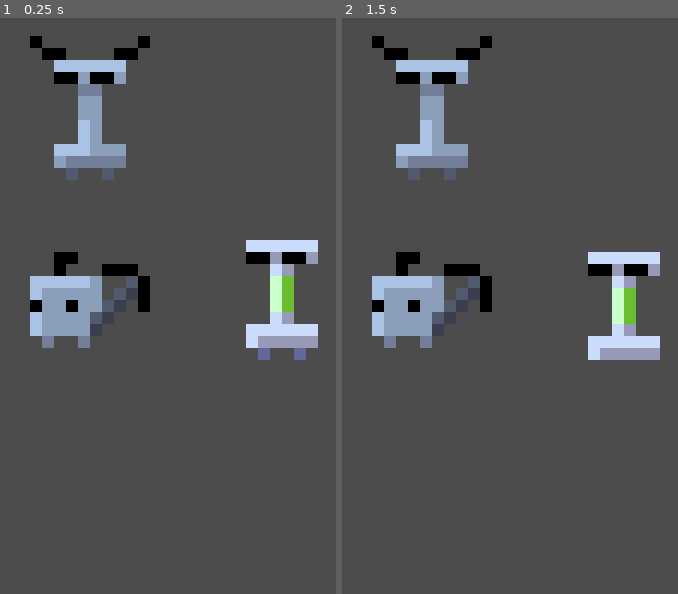
Above: before the commit, frames 1-2 (left to right).
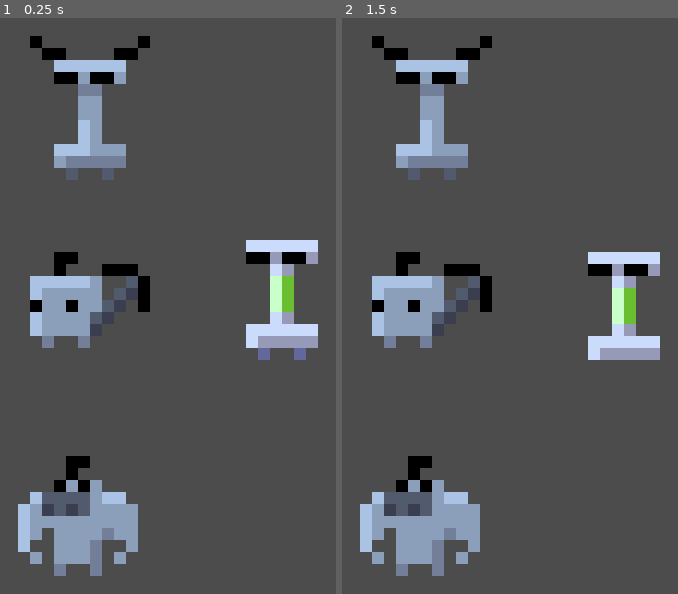
Above: after the commit, the same moments.

Repository: markpwns1/telephone-miners
Game: Godot game, scene res://scenes/game.tscn
The game is run twice, just before and just after one commit, with the same random seed, the same clock (stepped at 60 frames per second) and the same inputs.
Inputs (mouse positions are in pixels of both pictures, inside the frame that each line leads up to):
- Up to frame 1 (0.25 s): no input
- Up to frame 2 (1.5 s): move the mouse to (outside the picture) at 0.52 s; click (outside the picture) at 0.67 s; move the mouse to (outside the picture) at 1.27 s; click (outside the picture) at 1.42 s

The runs differ from the first frame. In frame 1, 4.2% of the frame differs, in the area x 5-42%, y 76-97%; in frame 2, 4.2%.

Commit message:
selection command done

Diff:
--- a/objects/controller.gd
+++ b/objects/controller.gd
@@ -1,5 +1,3 @@
 extends Area2D
 
-var selected = []
-
 export var transmitting = []
--- a/objects/fighter.gd
+++ b/objects/fighter.gd
@@ -1,9 +1,10 @@
 extends Area2D
 
-enum State {Idle, Moving, Fighting}
+enum State {Idle, Moving, Fighting, Defending}
 
 var receiver: String = ""
-var state: int = State.Idle
+var fstate: int = State.Idle
+var mouse_on: bool = false
 
 func _process(delta):
 	if receiver != "":
@@ -15,6 +16,16 @@
 	var command = splitted_receiver[0]
 	if command == "move":
 		var coord = Vector2(splitted_receiver[1].to_float(), splitted_receiver[2].to_float())
-		state = State.Moving
+		fstate = State.Moving
 	elif command == "fight":
-		state = State.Fighting
+		fstate = State.Fighting
+	elif command == "defend":
+		fstate = State.Defending
+
+
+func _on_fighter_mouse_entered():
+	mouse_on = true
+
+
+func _on_fighter_mouse_exited():
+	mouse_on = false
--- a/objects/fighter.tscn
+++ b/objects/fighter.tscn
@@ -19,3 +19,6 @@
 
 [node name="collider" type="CollisionShape2D" parent="."]
 shape = SubResource( 1 )
+
+[connection signal="mouse_entered" from="." to="." method="_on_fighter_mouse_entered"]
+[connection signal="mouse_exited" from="." to="." method="_on_fighter_mouse_exited"]
--- a/objects/miner.gd
+++ b/objects/miner.gd
@@ -3,7 +3,8 @@
 enum State {Idle, Moving, Mining}
 
 var receiver: String = ""
-var state: int = State.Idle
+var mstate: int = State.Idle
+var mouse_on: bool = false
 
 func _process(delta):
 	if receiver != "":
@@ -15,6 +16,12 @@
 	var command = splitted_receiver[0]
 	if command == "move":
 		var coord = Vector2(splitted_receiver[1].to_float(), splitted_receiver[2].to_float())
-		state = State.Moving
+		mstate = State.Moving
 	elif command == "mine":
-		state = State.Mining
+		mstate = State.Mining
+
+func _on_miner_mouse_entered():
+	mouse_on = true
+
+func _on_miner_mouse_exited():
+	mouse_on = false
--- a/objects/miner.tscn
+++ b/objects/miner.tscn
@@ -18,3 +18,6 @@
 
 [node name="collider" type="CollisionShape2D" parent="."]
 shape = SubResource( 1 )
+
+[connection signal="mouse_entered" from="." to="." method="_on_miner_mouse_entered"]
+[connection signal="mouse_exited" from="." to="." method="_on_miner_mouse_exited"]
--- a/objects/pylon.gd
+++ b/objects/pylon.gd
@@ -3,6 +3,7 @@
 export var transmitting = []
 
 var receiver: String = ""
+var mouse_on: bool = false
 
 func _ready():
 	$anim_plr.play("pylon_idle")
@@ -15,3 +16,9 @@
 func _on_receive(_receiver: String):
 	for obj in transmitting:
 		get_node(obj).receiver = _receiver
+
+func _on_pylon_mouse_entered():
+	mouse_on = true
+
+func _on_pylon_mouse_exited():
+	mouse_on = false
--- a/objects/pylon.tscn
+++ b/objects/pylon.tscn
@@ -36,3 +36,6 @@
 
 [node name="collider" type="CollisionShape2D" parent="."]
 shape = SubResource( 2 )
+
+[connection signal="mouse_entered" from="." to="." method="_on_pylon_mouse_entered"]
+[connection signal="mouse_exited" from="." to="." method="_on_pylon_mouse_exited"]
--- /dev/null
+++ b/scenes/commands.gd
@@ -0,0 +1,19 @@
+extends VBoxContainer
+
+func select(unit: Node):
+	show()
+	if unit.get("fstate") != null:
+		$move.show()
+		$mine.hide()
+		$fight.show()
+		$defend.show()
+	elif unit.get("mstate") != null:
+		$move.show()
+		$mine.show()
+		$fight.hide()
+		$defend.hide()
+	else:
+		$move.hide()
+		$mine.show()
+		$fight.show()
+		$defend.show()
--- /dev/null
+++ b/scenes/game.gd
@@ -0,0 +1,43 @@
+extends Node2D
+
+enum Option {NONE, MOVING_TO}
+
+var selecting_state = Option.NONE
+
+var selection: Node
+
+func _unhandled_input(event):
+	if event is InputEventMouseButton && event.is_pressed():
+		if selecting_state == Option.NONE:
+			var selected = false
+			for child in get_children():
+				if child.get("mouse_on"):
+					selected = true
+					selection = child
+					$commands.set_position(event.position)
+					$commands.select(selection)
+			if not selected:
+				selection = null
+				$commands.hide()
+		else:
+			selecting_state = Option.NONE
+			# get mouse position and give move command
+
+func _on_move_pressed():
+	selecting_state = Option.MOVING_TO
+	$commands.hide()
+
+func _on_mine_pressed():
+	selection.receiver = "mine"
+	selection = null
+	$commands.hide()
+
+func _on_fight_pressed():
+	selection.receiver = "fight"
+	selection = null
+	$commands.hide()
+
+func _on_defend_pressed():
+	selection.receiver = "defend"
+	selection = null
+	$commands.hide()
--- a/scenes/game.tscn
+++ b/scenes/game.tscn
@@ -1,10 +1,14 @@
-[gd_scene load_steps=4 format=2]
+[gd_scene load_steps=7 format=2]
 
 [ext_resource path="res://objects/miner.tscn" type="PackedScene" id=1]
 [ext_resource path="res://objects/controller.tscn" type="PackedScene" id=2]
 [ext_resource path="res://objects/pylon.tscn" type="PackedScene" id=3]
+[ext_resource path="res://scenes/game.gd" type="Script" id=4]
+[ext_resource path="res://objects/fighter.tscn" type="PackedScene" id=5]
+[ext_resource path="res://scenes/commands.gd" type="Script" id=6]
 
 [node name="game" type="Node2D"]
+script = ExtResource( 4 )
 
 [node name="controller" parent="." instance=ExtResource( 2 )]
 position = Vector2( 16, 16 )
@@ -12,7 +16,50 @@
 
 [node name="pylon" parent="." instance=ExtResource( 3 )]
 position = Vector2( 32, 32 )
-transmitting = [ NodePath("../miner") ]
+transmitting = [ NodePath("../miner"), NodePath("../fighter") ]
 
 [node name="miner" parent="." instance=ExtResource( 1 )]
 position = Vector2( 16, 32 )
+
+[node name="fighter" parent="." instance=ExtResource( 5 )]
+position = Vector2( 15.4198, 50.3536 )
+
+[node name="commands" type="VBoxContainer" parent="."]
+visible = false
+margin_right = 63.0
+margin_bottom = 92.0
+script = ExtResource( 6 )
+__meta__ = {
+"_edit_use_anchors_": false
+}
+
+[node name="move" type="Button" parent="commands"]
+margin_right = 63.0
+margin_bottom = 20.0
+text = "move"
+
+[node name="mine" type="Button" parent="commands"]
+margin_top = 24.0
+margin_right = 63.0
+margin_bottom = 44.0
+text = "mine"
+
+[node name="fight" type="Button" parent="commands"]
+margin_top = 48.0
+margin_right = 63.0
+margin_bottom = 68.0
+text = "fight"
+__meta__ = {
+"_edit_use_anchors_": false
+}
+
+[node name="defend" type="Button" parent="commands"]
+margin_top = 72.0
+margin_right = 63.0
+margin_bottom = 92.0
+text = "defend"
+
+[connection signal="pressed" from="commands/move" to="." method="_on_move_pressed"]
+[connection signal="pressed" from="commands/mine" to="." method="_on_mine_pressed"]
+[connection signal="pressed" from="commands/fight" to="." method="_on_fight_pressed"]
+[connection signal="pressed" from="commands/defend" to="." method="_on_defend_pressed"]
